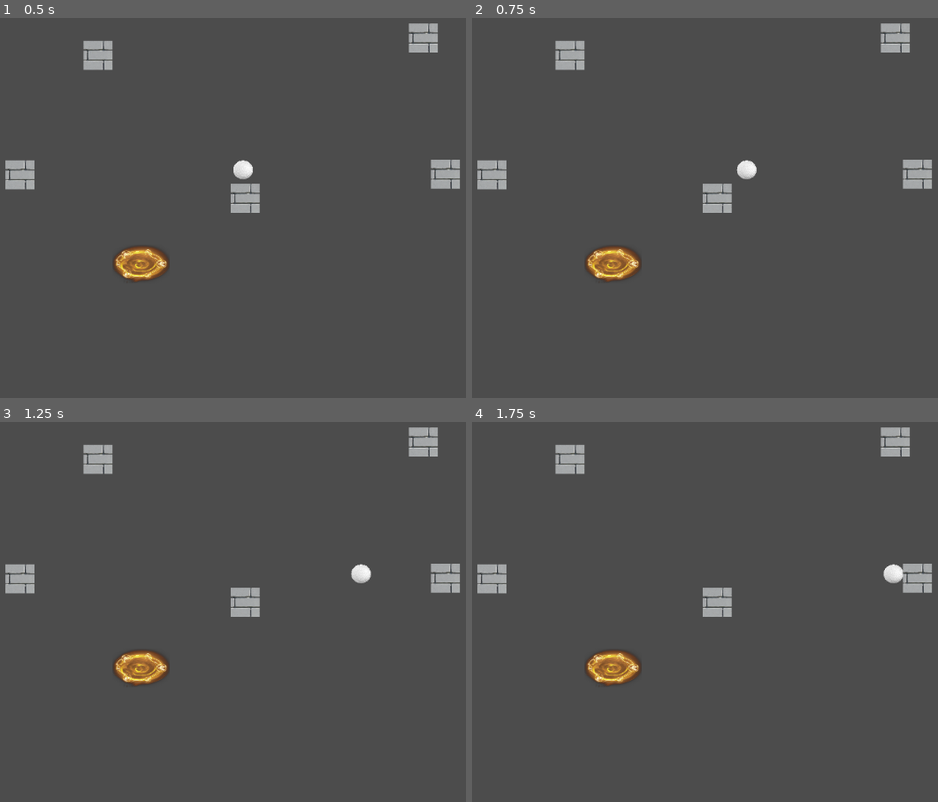
Above: before the commit, frames 1-4 (two rows, left to right).
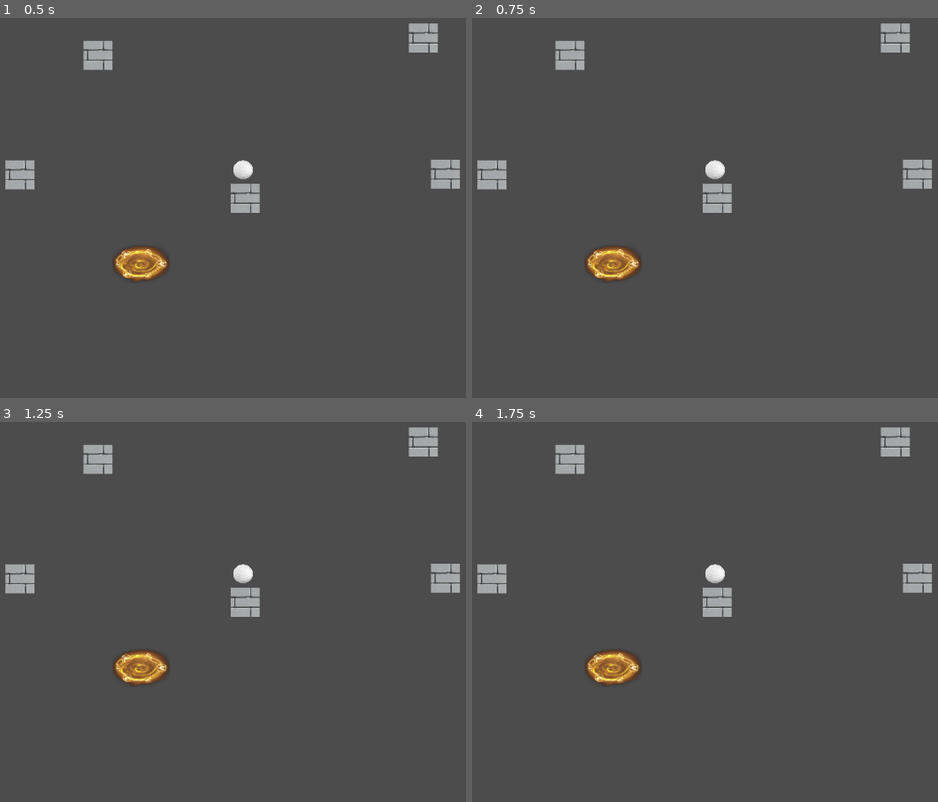
Above: after the commit, the same moments.

Repository: Antucu/RoadBlock-testing
Game: Godot game, scene res://Scenas/MainTest/MainTest.tscn
The game is run twice, just before and just after one commit, with the same random seed, the same clock (stepped at 60 frames per second) and the same inputs. This scene is started directly instead of the project's main scene.
Inputs:
- Up to frame 1 (0.5 s): no input
- Up to frame 2 (0.75 s): tap Enter at 0.5 s; hold Right (ui_right) from 0.53 s (still down)
- Up to frame 3 (1.25 s): keep holding Right (ui_right)
- Up to frame 4 (1.75 s): release Right (ui_right) at 1.28 s; hold Down (ui_down) from 1.28 s (still down)

Frame 1 is identical in both runs. In frame 2, 0.3% of the frame differs, in the area x 50-62%, y 37-43%; in frame 3, 0.3%; in frame 4, 0.3%, in the area x 50-93%, y 37-43%.

Commit message:
Esta bien? estoy tomando el codigo del wall

Diff:
--- /dev/null
+++ b/RoadBlock/Perphaps/Fecha/arrow.tscn
@@ -0,0 +1,17 @@
+[gd_scene load_steps=3 format=2]
+
+[ext_resource path="res://Assets/Sprites/arrow.png" type="Texture" id=1]
+
+[sub_resource type="CircleShape2D" id=1]
+radius = 29.7091
+
+[node name="Ball" type="Area2D"]
+position = Vector2( 0, -2.21605 )
+
+[node name="Sprite" type="Sprite" parent="."]
+position = Vector2( -7.62939e-006, -1.52588e-005 )
+scale = Vector2( 0.425028, 0.467349 )
+texture = ExtResource( 1 )
+
+[node name="CollisionShape2D" type="CollisionShape2D" parent="."]
+shape = SubResource( 1 )
--- a/RoadBlock/Script/Ball/ball.gd
+++ b/RoadBlock/Script/Ball/ball.gd
@@ -1,15 +1,8 @@
 extends Area2D
 
 var _speed=0
-var _direction=Vector2(0,0)
-var is_move=true
-var _vectNormal=Vector2(0,0)
-
-func get_vectNormal():
-	return _vectNormal
-
-func set_vectNormal(normal):
-	_vectNormal=normal
+# warning-ignore:unused_class_variable
+var collider=false
 
 func get_speed():
 	return _speed
@@ -17,48 +10,14 @@
 func set_speed(speed):
 	_speed=speed
 
-func get_direction():
-	return _speed
+# warning-ignore:unused_argument
+func parar(ball):
+	pass
 
-func set_direction(direction):
-	_direction=direction
+func _on_Area2D_area_entered(area):
+	area.set_speed(0)
+	area.is_move=true
 
-func _process(delta):
-	var new_pos=_speed*_direction*delta
-	set_position(get_position()+new_pos)
-	if (Input.is_action_just_pressed("ui_right") && is_move):
-		_direction=Vector2(1,0)
-		_speed=250
-		is_move=false
-		if (_vectNormal!=_direction):
-			_vectNormal=Vector2(1,0)
-		else:
-			is_move=true
-			_speed=0
-	if (Input.is_action_just_pressed("ui_left") && is_move):
-		_direction=Vector2(-1,0)
-		_speed=250
-		is_move=false
-		if (_vectNormal!=_direction):
-			_vectNormal=Vector2(-1,0)
-		else:
-			is_move=true
-			_speed=0
-	if (Input.is_action_just_pressed("ui_up") && is_move):
-		_direction=Vector2(0,-1)
-		_speed=250
-		is_move=false
-		if (_vectNormal!=_direction):
-			_vectNormal=Vector2(0,-1)
-		else:
-			is_move=true
-			_speed=0
-	if (Input.is_action_just_pressed("ui_down") && is_move):
-		_direction=Vector2(0,1)
-		_speed=250
-		is_move=false
-		if (_vectNormal!=_direction):
-			_vectNormal=Vector2(0,1)
-		else:
-			is_move=true
-			_speed=0
+
+func _on_Area2D_area_exited(area):
+	area.is_move=false
--- a/RoadBlock/Script/Live/live.gd
+++ /dev/null
@@ -1,7 +0,0 @@
-extends Area2D
-
-var live=false
-var change=1
-
-func confirmation_live(area):
-	live=true
--- a/RoadBlock/Script/Wall/wall.gd
+++ b/RoadBlock/Script/Wall/wall.gd
@@ -1,6 +1,7 @@
 extends Area2D
 
 var _speed=0
+# warning-ignore:unused_class_variable
 var collider=false
 
 func get_speed():
@@ -9,6 +10,7 @@
 func set_speed(speed):
 	_speed=speed
 
+# warning-ignore:unused_argument
 func parar(ball):
 	pass
 
--- /dev/null
+++ b/RoadBlock/Test/Unit/test_arrow.gd
@@ -0,0 +1,5 @@
+extends 'res://addons/gut/test.gd'
+# warning-ignore:unused_class_variable
+var ball=load('res://Script/Ball/ball.gd')	#Referencio a la clase Ball
+# warning-ignore:unused_class_variable
+var objball=load('res://Perphaps/Ball/ball.tscn')	#Creo el objeto Ball
--- a/RoadBlock/Test/Unit/test_live.gd
+++ /dev/null
@@ -1,11 +0,0 @@
-extends 'res://addons/gut/test.gd'
-
-var Wall=load('res://Script/Wall/wall.gd')	#Referencio a la clase Wall
-var Ball=load('res://Script/Ball/ball.gd')	#Referencio a la clase Ball
-
-var vida=load('res://Script/Live/live.gd')
-
-
-func test_live():
-	var v = vida.new()
-	assert_not_null(v)
--- a/RoadBlock/roadblocks_game.tscn
+++ b/RoadBlock/roadblocks_game.tscn
@@ -62,7 +62,6 @@
 [node name="ladrillo3" type="KinematicBody2D" parent="." groups=[
 "piedra",
 ]]
-editor/display_folded = true
 position = Vector2( 427.206, -224.348 )
 
 [node name="Sprite" type="Sprite" parent="ladrillo3"]
Not shown, added: RoadBlock/Assets/Sprites/arrow.png.import
Binary file added: RoadBlock/Assets/Sprites/transport.png
Not shown, added: RoadBlock/Assets/Sprites/transport.png.import
